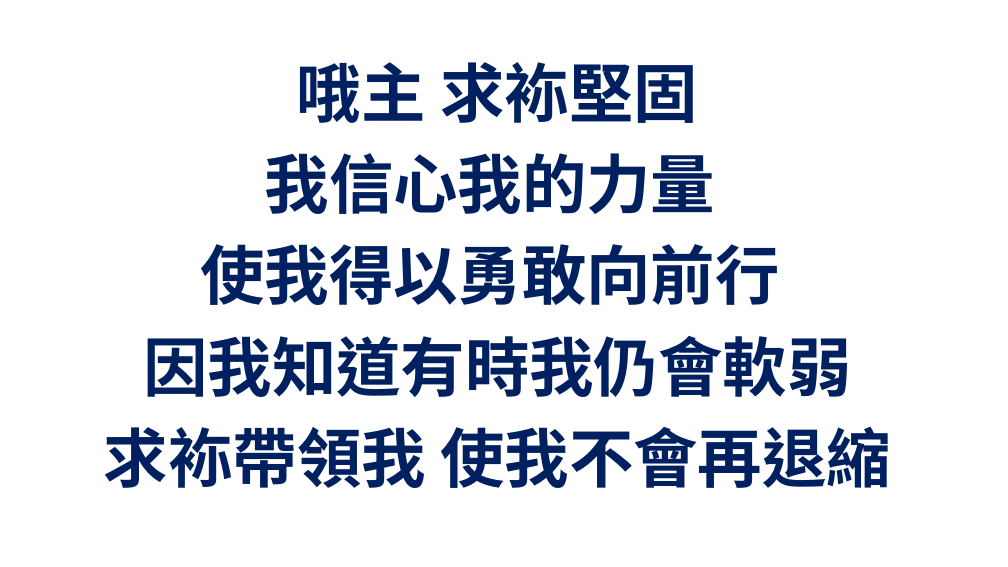
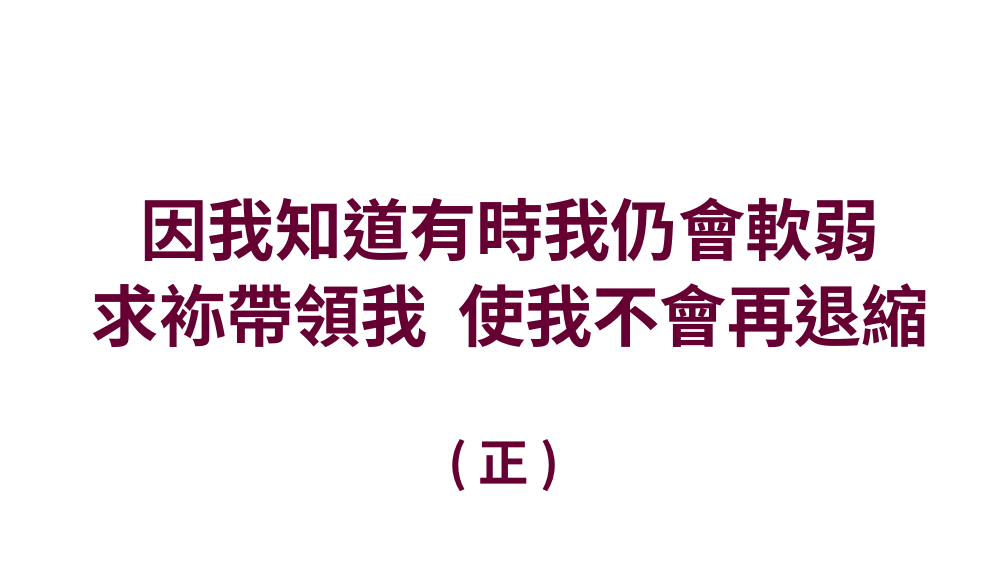
Before and after one commit to batisuoc/prayermeeting, a slide deck: slide 33 of 2021/11月/11-11.pptx (slide 15 before the commit). Drawn at 1008x567 pixels with LibreOffice and Linux fonts; fonts in the diff are those of the drawing; background and template pictures are left out. Boxes give left, top, right and bottom in pixels: in the first picture for what was removed or moved away, otherwise in the second. Text is boxed around its words. In the diff, an @@ line names an element or a change of style, - is before the commit and + after.

```diff
--- a/2021/11月/11-11.pptx
+++ b/2021/11月/11-11.pptx
@@ text at (x1=200, y1=62, x2=779, y2=305): paragraphs removed @@
-哦主 求袮堅固
-我信心我的力量
-使我得以勇敢向前行
@@ text "因我知道有時我仍會軟弱" moved from (x1=104, y1=62, x2=891, y2=488) to (x1=92, y1=197, x2=928, y2=348) @@
@@ text "因我知道有時我仍會軟弱" at (x1=92, y1=197, x2=928, y2=348): size 46 to 48 pt, font Noto Sans CJK TC to Noto Sans CJK SC, text colour #002060 to #660033; indent changed; less space between paragraphs; vertical alignment top to middle @@
@@ text added at (x1=479, y1=441, x2=529, y2=484), 36 pt, text #660033, bold @@
+( 正 )
```
Also in this commit, not shown: 19 other slides changed, 23 slides added.
